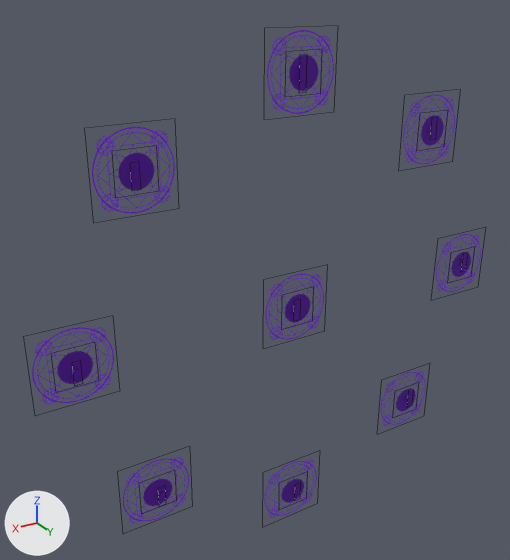
Before and after pictures for a commit that changed the FBX model Final_Mission/Rucid_witch/Reqid_Witch/Assets/Model/line/azra_logic.FBX.
Camera for both pictures: a 50 mm lens placed at (4.83, 7.0, 4.02), pointed at (0.41, -0.37, 0.34). Lighting does not change. The marker at lower left points along +X, +Y and +Z. Mesh edges are drawn as thin lines. Where no turn or scale is listed for an object, it has been applied to the vertices.

The older version as bpy lines, for what is in view:
```python
ob_circle = bpy.data.objects.new('circle', me_mesh_017)
ob_circle.location = (0.0, 0.0, 0.0)
ob_point = bpy.data.objects.new('point', me_mesh_026)
ob_point.location = (0.0, 0.05, 0.0)
ob_point001 = bpy.data.objects.new('point001', me_mesh_025)
ob_point001.location = (0.0, 0.05, 3.0)
ob_point002 = bpy.data.objects.new('point002', me_mesh_024)
ob_point002.location = (2.12, 0.05, 2.12)
ob_point003 = bpy.data.objects.new('point003', me_mesh_023)
ob_point003.location = (3.0, 0.05, 0.0)
ob_point004 = bpy.data.objects.new('point004', me_mesh_022)
ob_point004.location = (2.12, 0.05, -2.12)
ob_point005 = bpy.data.objects.new('point005', me_mesh_021)
ob_point005.location = (0.0, 0.05, -3.0)
ob_point006 = bpy.data.objects.new('point006', me_mesh_020)
ob_point006.location = (-2.12, 0.05, -2.12)
ob_point008 = bpy.data.objects.new('point008', me_mesh_018)
ob_point008.location = (-2.12, 0.05, 2.12)
# me_mesh_002
# before: 0 (0.0, 0.0, 0.15) at pixel (413, 389), 1 (0.0, 0.0, -0.15) at pixel (411, 405), 2 (0.1, 0.0, 0.15) at pixel (408, 391), 3 (0.1, 0.0, -0.15) at pixel (406, 407)
# me_mesh_008
# before: 0 (0.0, 0.0, 0.15) at pixel (300, 299), 1 (0.0, 0.0, -0.15) at pixel (299, 319), 2 (0.1, 0.0, 0.15) at pixel (293, 300), 3 (0.1, 0.0, -0.15) at pixel (293, 321)
# also in view: 'circle003' at (3.0, 0.0, 0.0); 'circle002' at (2.12, 0.0, 2.12); 'circle001' at (0.0, 0.0, 3.0); 'circle004' at (2.12, 0.0, -2.12)
```
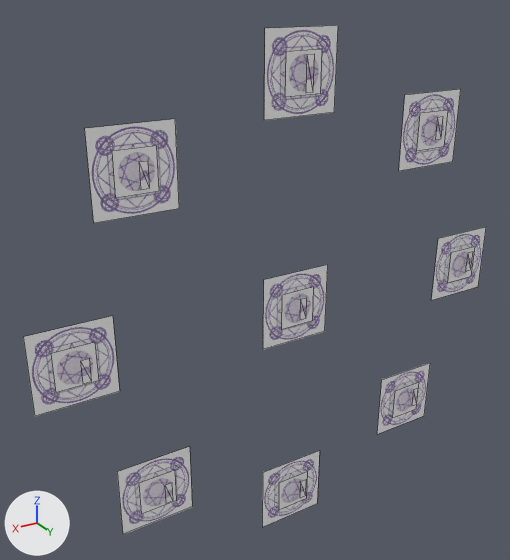
Location of each change, [x1, y1, x2, y2] in pixels of the pictures (510 x 560 px):
'circle002', surface changed: [85, 119, 179, 223] in both
'circle003', surface changed: [23, 316, 120, 416] in both
'circle001', surface changed: [264, 25, 338, 120] in both
'circle004', surface changed: [117, 447, 192, 534] in both
'circle', surface changed: [263, 265, 328, 349] in both
'circle008', surface changed: [399, 89, 461, 171] in both
'circle005', surface changed: [262, 450, 320, 527] in both
'circle007', surface changed: [432, 227, 486, 300] in both
'circle006', surface changed: [377, 363, 430, 434] in both
'point002', surface changed: [112, 146, 159, 198] in both
'point003', surface changed: [51, 343, 99, 393] in both
'point001', surface changed: [285, 49, 322, 97] in both
'point004', surface changed: [139, 471, 176, 515] in both
'point', surface changed: [282, 287, 314, 329] in both
'point008', surface changed: [417, 110, 448, 151] in both
'point005', surface changed: [279, 472, 307, 510] in both
'point007', surface changed: [448, 246, 475, 283] in both
'point006', surface changed: [393, 382, 419, 418] in both
'line001', surface changed: [299, 54, 314, 93] in both
'line002', surface changed: [131, 161, 149, 190] in both
'line003', surface changed: [73, 358, 91, 384] in both
'line004', surface changed: [159, 483, 173, 504] in both
'line', surface changed, reshaped: before [293, 306, 300, 315]; after [300, 298, 306, 320]
'line008', surface changed: [430, 116, 443, 140] in both
'line005', surface changed: [295, 480, 306, 498] in both
'line007', surface changed: [462, 252, 472, 271] in both
'line006', surface changed, reshaped: before [407, 395, 413, 402]; after [412, 388, 418, 406]

Edits to the bpy script that builds the scene:
```text
Change img_j_003_03_png:
    img_j_003_03_png: load_image('j_003_03.png', 'j_003_03.png', 100, 100, 'sRGB') -> load_image('j_003_03.png', 'j_003_03.png', 100, 100, 'Non-Color')
Change img_003_png:
    img_003_png: load_image('003.png', '003.png', 150, 150, 'sRGB') -> load_image('003.png', '003.png', 150, 150, 'Non-Color')
Change img_j_003_02_png:
    img_j_003_02_png: load_image('j_003_02.png', 'j_003_02.png', 500, 500, 'sRGB') -> load_image('j_003_02.png', 'j_003_02.png', 500, 500, 'Non-Color')
Change mat_02___default:
    add n3 = _N.new('ShaderNodeTexImage'); n3.name = 'Image Texture.001'
    add n3.image = img_j_003_03_png
    where n2 = _N.new('ShaderNodeTexImage'); n2.name = 'Image Texture'
    where n0 = _N.new('ShaderNodeBsdfPrincipled'); n0.name = 'Principled BSDF'
    remove _L.new(n2.outputs[1], n0.inputs[4])  # 'Alpha' to 'Alpha'
    add _L.new(n3.outputs[0], n0.inputs[4])  # 'Color' to 'Alpha'
Change mat_01___default:
    add n3 = _N.new('ShaderNodeTexImage'); n3.name = 'Image Texture.001'
    add n3.image = img_j_003_02_png
    where n2 = _N.new('ShaderNodeTexImage'); n2.name = 'Image Texture'
    where n0 = _N.new('ShaderNodeBsdfPrincipled'); n0.name = 'Principled BSDF'
    remove _L.new(n2.outputs[1], n0.inputs[4])  # 'Alpha' to 'Alpha'
    add _L.new(n3.outputs[0], n0.inputs[4])  # 'Color' to 'Alpha'
Change me_mesh_002:
    used by ob_line006; location = (-2.21, 0.1, -2.09)
    verts and faces of me_mesh_002; kept vertices keep their numbers, new ones are numbered from 4
    remove me_mesh_002.from_pydata(...)  # 4 vertices, 1 face; spans x 0.0..0.1, y 0.0, z -0.15..0.15
    add me_mesh_002.from_pydata(...)  # 4 vertices, 2 faces; spans x -0.1..0.0, y 0.0, z -0.15..0.15
    me_mesh_002 part 1
    add delete_vertices([2, 3])  # with the faces that use them
    add verts[4] = (-0.1, 0.0, 0.15)  # pixel (417, 387)
    add verts[5] = (-0.1, 0.0, -0.15)  # pixel (416, 404)
    add faces += [(0, 4, 5), (0, 5, 1)]
Change me_mesh_008:
    used by ob_line; location = (0.0, 0.1, 0.0)
    verts and faces of me_mesh_008; kept vertices keep their numbers, new ones are numbered from 4
    remove me_mesh_008.from_pydata(...)  # 4 vertices, 1 face; spans x 0.0..0.1, y 0.0, z -0.15..0.15
    add me_mesh_008.from_pydata(...)  # 4 vertices, 2 faces; spans x -0.1..0.0, y 0.0, z -0.15..0.15
    me_mesh_008 part 2
    add delete_vertices([2, 3])  # with the faces that use them
    add verts[4] = (-0.1, 0.0, 0.15)  # pixel (306, 297)
    add verts[5] = (-0.1, 0.0, -0.15)  # pixel (305, 318)
    add faces += [(0, 4, 5), (0, 5, 1)]
```
